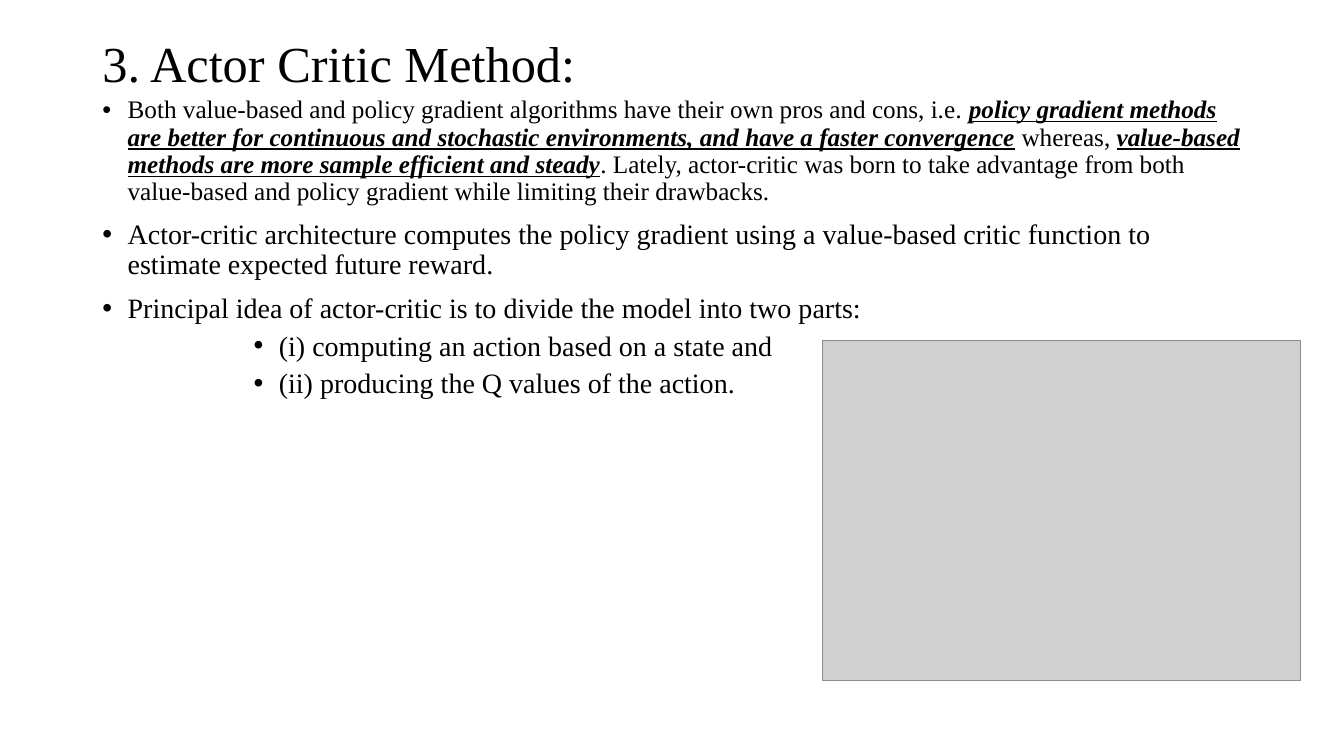
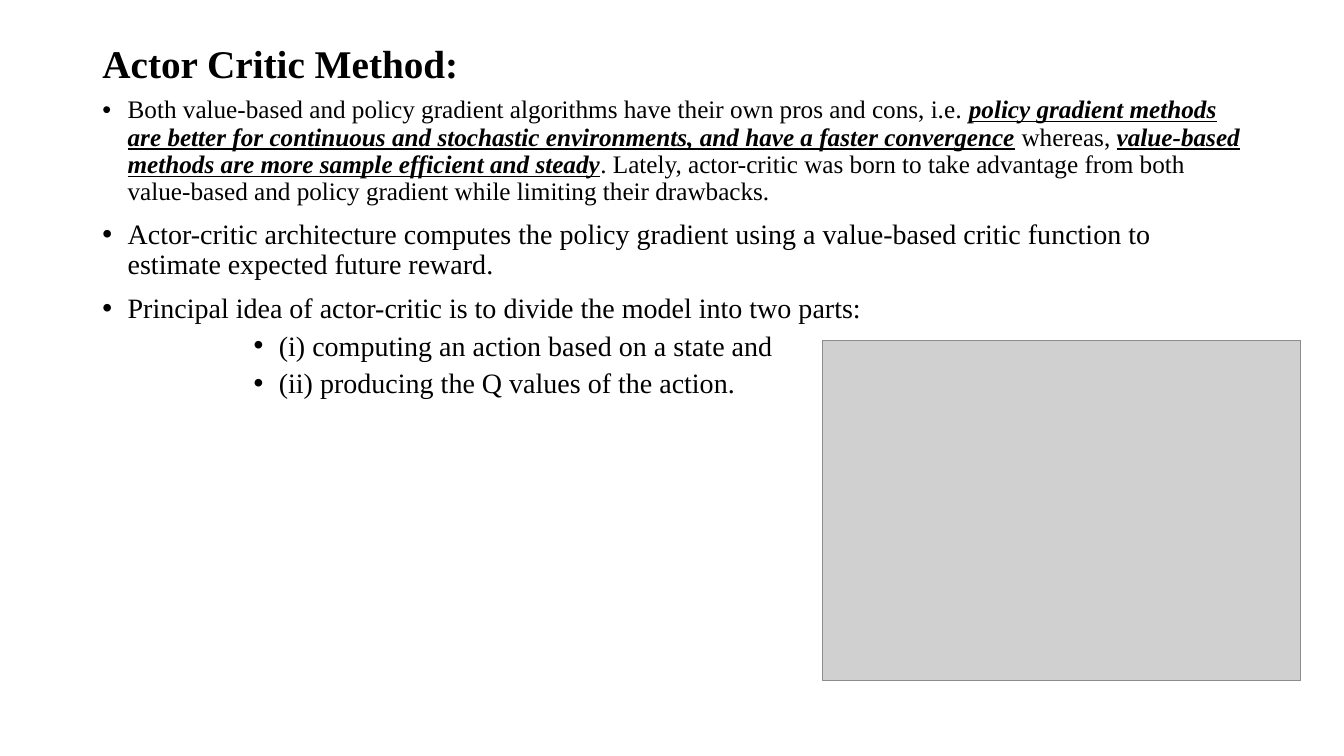
Before and after one commit to mlnewbie1996/Dissertation-MTech, a slide deck: slide 25 of Phase_I/Dissertation_Phase1.pptx (slide 26 before the commit). Drawn at 1344x756 pixels with LibreOffice and Linux fonts; fonts in the diff are those of the drawing; grey boxes stand for pictures. Boxes give left, top, right and bottom in pixels: in the first picture for what was removed or moved away, otherwise in the second. Text is boxed around its words. In the diff, an @@ line names an element or a change of style, - is before the commit and + after.

```diff
--- a/Phase_I/Dissertation_Phase1.pptx
+++ b/Phase_I/Dissertation_Phase1.pptx
@@ title at (102,50,459,79): text changed; size 36 to 28 pt; bold on @@
-3. Actor Critic Method:
+Actor Critic Method:
```
Also in this commit, not shown: 7 other slides changed, 2 slides added, 3 slides removed, 17 other files.
